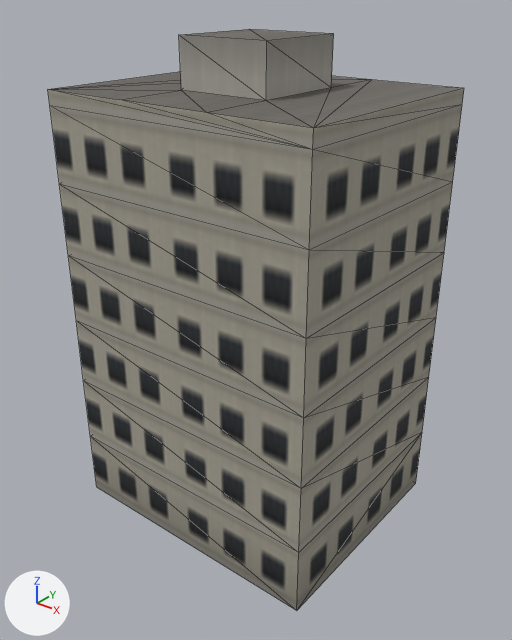
The glTF model assets/coronado_kit/buildings/urban/twr_office/tower_twr_office_far.glb as it was, and as the next commit left it.
Rendered twice from a 50 mm lens placed at (34.6, -43.4, 44.8), pointed at (1.1, -1.5, 18.8). Every picture has the same lights, and +X, +Y and +Z are marked at lower left. The picture after the commit comes second. Mesh edges are drawn as thin lines. Vertices at exactly the same position are counted once.

The first picture shows 'tower_twr_office_far'.
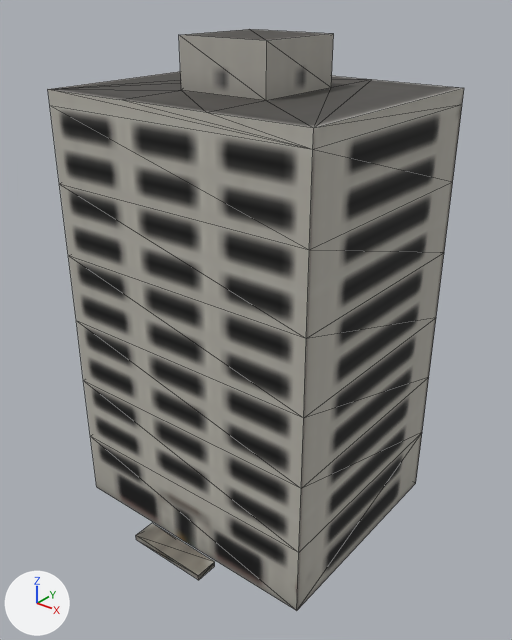
Location of each change, (x1, y1, x2, y2) in pixels of the pictures (512 x 640 px):
```json
{"object": "tower_twr_office_far", "change": "surface changed, reshaped", "before": [48, 29, 464, 611], "after": [48, 29, 464, 611]}
{"part": 1, "of": "me_tower_twr_office_far", "change": "added", "after": [136, 523, 215, 580]}
{"part": 2, "of": "me_tower_twr_office_far", "change": "surface changed", "before": [48, 29, 464, 609], "after": [48, 29, 464, 609]}
{"part": 3, "of": "me_tower_twr_office_far", "change": "recoloured", "before": [48, 34, 464, 609], "after": [48, 34, 464, 609]}
```

Scene script edits in JSON lines:
```json
{"op": "add", "block": "img_bld_lod_color_png", "code": ["img_bld_lod_color_png = load_image('bld_lod_color.png', '../../../textures/bld_lod_color.png', 2048, 2048, 'sRGB')"]}
{"block": "mat_bld_far", "where": "n0 = _N.new('ShaderNodeBsdfPrincipled'); n0.name = 'Principled BSDF'"}
{"op": "set", "path": "n0.inputs[2].default_value", "old": "0.9", "new": "0.85", "note": "'Roughness'"}
{"block": "mat_bld_far", "where": "n4 = _N.new('ShaderNodeTexImage'); n4.name = 'Image Texture'"}
{"op": "set", "path": "n4.image", "old": "img_far_color_png", "new": "img_bld_lod_color_png"}
{"op": "add", "block": "mat_bld_far", "code": "n4.extension = 'EXTEND'"}
{"block": "me_tower_twr_office_far", "where": "# used by ob_tower_twr_office_far; location = (0.0, 0.0, 0.0)"}
{"block": "me_tower_twr_office_far", "where": "# verts and faces of me_tower_twr_office_far; kept vertices keep their numbers, new ones are numbered from 44"}
{"op": "remove", "block": "me_tower_twr_office_far", "code": "me_tower_twr_office_far.from_pydata(...)  # 44 vertices, 82 faces; spans x -12.0..12.0, y -10.0..10.0, z 0.0..41.0"}
{"op": "add", "block": "me_tower_twr_office_far", "code": "me_tower_twr_office_far.from_pydata(...)  # 52 vertices, 92 faces; spans x -12.0..12.0, y -12.5..10.0, z 0.0..41.0"}
{"block": "me_tower_twr_office_far", "change": "me_tower_twr_office_far part 1"}
{"op": "add", "block": "me_tower_twr_office_far", "code": "verts[44] = (-3.7, -12.5, 0.0)  # pixel (136, 539)"}
{"op": "add", "block": "me_tower_twr_office_far", "code": "verts[45] = (-3.7, -12.5, 0.5)  # pixel (135, 535)"}
{"op": "add", "block": "me_tower_twr_office_far", "code": "verts[46] = (-3.7, -10.5, 0.0)"}
{"op": "add", "block": "me_tower_twr_office_far", "code": "verts[47] = (-3.7, -10.5, 0.5)  # pixel (152, 522)"}
{"op": "add", "block": "me_tower_twr_office_far", "code": "for new, old in zip([*range(48, 52)], [*range(44, 48)]): verts[new] = verts[old] + (7.5, 0.0, 0.0)"}
{"op": "add", "block": "me_tower_twr_office_far", "code": "faces += [(44, 48, 49), (44, 49, 45), (46, 47, 50), (47, 51, 50), (48, 50, 51), (48, 51, 49)]"}
{"op": "add", "block": "me_tower_twr_office_far", "code": "faces += [(44, 45, 46), (45, 47, 46), (45, 49, 51), (45, 51, 47)]"}
{"block": "me_tower_twr_office_far", "change": "me_tower_twr_office_far part 2: 82 kept faces spanning x -12.0..12.0, y -10.0..10.0, z 0.0..41.0 get new texture (UV) coordinates"}
{"block": "me_tower_twr_office_far", "change": "me_tower_twr_office_far part 3: 68 kept faces spanning x -12.0..12.0, y -10.0..10.0, z 0.0..41.0 get new vertex colours; the middle colour goes from white #eaeae7 to white #ffffff"}
```
